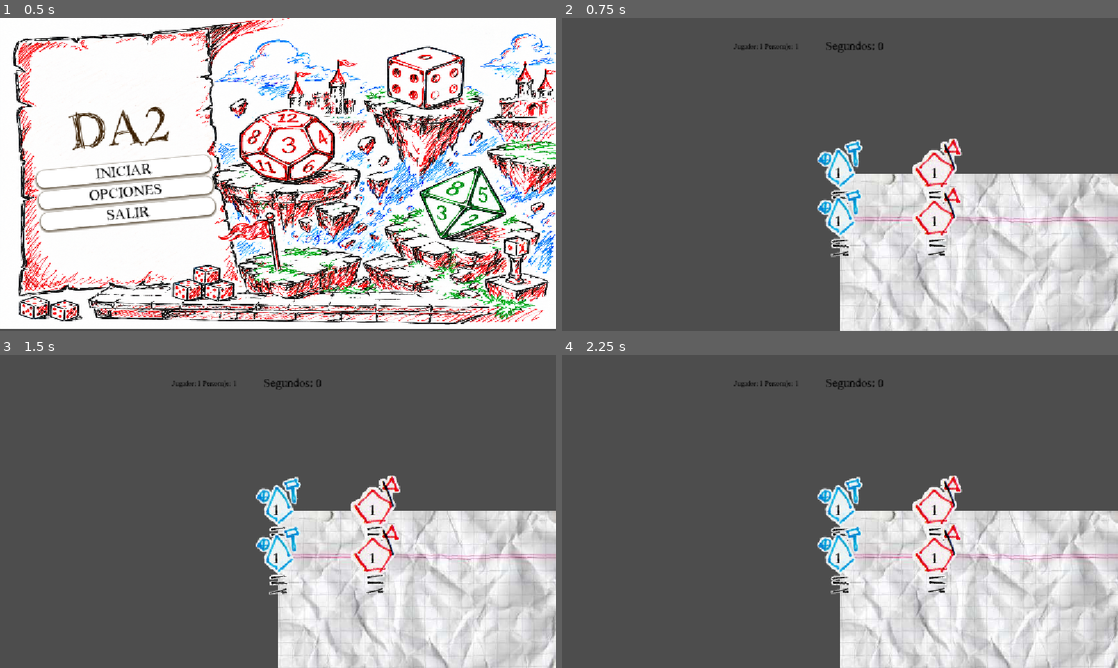
Above: before the commit, frames 1-4 (two rows, left to right).
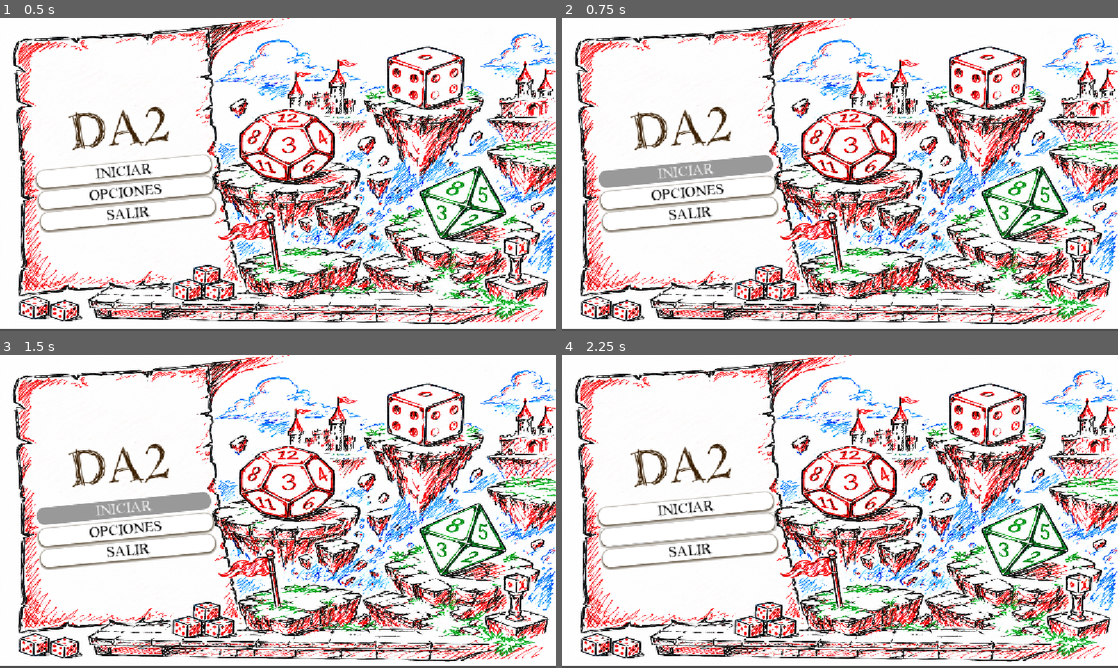
Above: after the commit, the same moments.

Repository: Pablo7776/Motores_Graficos
Game: Godot game, scene res://Escenas/menu_principal.tscn
Two runs of this game, one before a commit and one after it. Both use one fixed random seed, a clock stepped at 60 frames per second and the inputs below. The engine's default icon, where the game draws it, is replaced by a stand-in: a white triangle on a blue panel in a dark square.
Inputs (mouse positions are in pixels of both pictures, inside the frame that each line leads up to):
- Up to frame 1 (0.5 s): no input
- Up to frame 2 (0.75 s): click "INICIAR" at 0.5 s
- Up to frame 3 (1.5 s): click (122, 508) at 1.25 s, where only the run after the commit has a clickable "INICIAR"
- Up to frame 4 (2.25 s): move the mouse to (962, 495) at 2.02 s; hold Right (mover_derecha) from 2.03 s (still down); click (962, 495) at 2.1 s

Frame 1 is identical in both runs. In frame 2, 93% of the frame differs, in the area x 0-100%, y 0-100%; in frame 3, 93%; in frame 4, 93%.
Error after the commit: Parse Error: Identifier "MusicManager" not declared in the current scope. (res://Escenas/MenuScripts/menu_principal.gd:47)

Commit message:
Comienzo de implemetacion del audio
Implementacion del salto, mov y ataque.
Se cancelo la música pero vere de emprolijar el AudioManager, para que esta suene de ahi.

Diff:
--- /dev/null
+++ b/da-2-zafarrancho/Escenas/audio_manager.gd
@@ -0,0 +1,5 @@
+extends  Node
+
+@onready var mov_sound = $Mov
+@onready var hacha_attack = $Hacha_Attack
+@onready var dado = $Dado
--- a/da-2-zafarrancho/Escenas/audio_manager.tscn
+++ b/da-2-zafarrancho/Escenas/audio_manager.tscn
@@ -1,5 +1,6 @@
 [gd_scene format=3 uid="uid://bo8ff2bm72h8s"]
 
+[ext_resource type="Script" uid="uid://bvgnv4sv880ht" path="res://Escenas/audio_manager.gd" id="1_bduxh"]
 [ext_resource type="AudioStream" uid="uid://djl2ieqqnx1hd" path="res://Recursos/Audios/PJ/Hacha 1.mp3" id="1_fswfj"]
 [ext_resource type="AudioStream" uid="uid://dskfamwh5mqu0" path="res://Recursos/Audios/PJ/Hacha 2.mp3" id="2_bduxh"]
 [ext_resource type="AudioStream" uid="uid://3jsxg8ld6587" path="res://Recursos/Audios/PJ/Hacha 3.mp3" id="3_c5jke"]
@@ -7,26 +8,29 @@
 [ext_resource type="AudioStream" uid="uid://bnvfpfur50h1h" path="res://Recursos/Audios/PJ/Tirada 2.mp3" id="5_2obtn"]
 [ext_resource type="AudioStream" uid="uid://ctdagv5ry7kqu" path="res://Recursos/Audios/PJ/moverce.mp3" id="6_7h2p7"]
 
+[sub_resource type="AudioStreamPlaylist" id="AudioStreamPlaylist_fswfj"]
+shuffle = true
+loop = false
+stream_count = 3
+stream_0 = ExtResource("1_fswfj")
+stream_1 = ExtResource("2_bduxh")
+stream_2 = ExtResource("3_c5jke")
+
+[sub_resource type="AudioStreamPlaylist" id="AudioStreamPlaylist_bduxh"]
+shuffle = true
+loop = false
+stream_count = 2
+stream_0 = ExtResource("4_x63eu")
+stream_1 = ExtResource("5_2obtn")
+
 [node name="AudioManager" type="Node" unique_id=780159011]
-
-[node name="Attack" type="Node" parent="." unique_id=1979358085]
-
-[node name="Hacha 1" type="AudioStreamPlayer2D" parent="Attack" unique_id=465277922]
-stream = ExtResource("1_fswfj")
-
-[node name="Hacha 2" type="AudioStreamPlayer2D" parent="Attack" unique_id=1044347197]
-stream = ExtResource("2_bduxh")
-
-[node name="Hacha 3" type="AudioStreamPlayer2D" parent="Attack" unique_id=474394936]
-stream = ExtResource("3_c5jke")
-
-[node name="Dado" type="Node" parent="." unique_id=363115211]
-
-[node name="Dado 1" type="AudioStreamPlayer2D" parent="Dado" unique_id=402484799]
-stream = ExtResource("4_x63eu")
-
-[node name="Dado 2" type="AudioStreamPlayer2D" parent="Dado" unique_id=849297946]
-stream = ExtResource("5_2obtn")
+script = ExtResource("1_bduxh")
 
 [node name="Mov" type="AudioStreamPlayer2D" parent="." unique_id=686210422]
 stream = ExtResource("6_7h2p7")
+
+[node name="Hacha_Attack" type="AudioStreamPlayer2D" parent="." unique_id=465277922]
+stream = SubResource("AudioStreamPlaylist_fswfj")
+
+[node name="Dado" type="AudioStreamPlayer2D" parent="." unique_id=402484799]
+stream = SubResource("AudioStreamPlaylist_bduxh")
--- a/da-2-zafarrancho/modulos/personajes/StateMachine/attack_state.gd
+++ b/da-2-zafarrancho/modulos/personajes/StateMachine/attack_state.gd
@@ -1,10 +1,15 @@
 extends State
+var sonido = preload("res://Escenas/audio_manager.tscn").instantiate()
 
 func enter(player):
 
 	player.velocity.x = 0
 
 	player.play_animation("Attack")
+
+	AudioManager.hacha_attack.play()
+
+	print("paso por aquí")
 
 	var hitbox = player.get_node("Hitbox")
 
--- a/da-2-zafarrancho/modulos/personajes/StateMachine/jump_state.gd
+++ b/da-2-zafarrancho/modulos/personajes/StateMachine/jump_state.gd
@@ -2,6 +2,7 @@
 
 func enter(player):
 	player.play_animation("Jump")
+	AudioManager.dado.play()
 
 func update(player, delta):
 	var direction = Input.get_axis("mover_izquierda", "mover_izquierda")
--- a/da-2-zafarrancho/modulos/personajes/StateMachine/run_state.gd
+++ b/da-2-zafarrancho/modulos/personajes/StateMachine/run_state.gd
@@ -2,6 +2,7 @@
 
 func enter(player):
 	player.play_animation("Run")
+	AudioManager.mov_sound.play()
 	print("CORRER")
 
 func update(player, delta):
--- a/da-2-zafarrancho/modulos/personajes/personaje_base.gd
+++ b/da-2-zafarrancho/modulos/personajes/personaje_base.gd
@@ -15,6 +15,7 @@
 
 
 func _ready():
+	#var audio = preload("res://Escenas/audio_manager.tscn").instantiate()
 	asignar_animacion()
 	state_machine.init(self)
 	dado.dado_valor.connect(_on_dado_valor)
--- a/da-2-zafarrancho/project.godot
+++ b/da-2-zafarrancho/project.godot
@@ -21,7 +21,7 @@
 
 [autoload]
 
-MusicManager="*uid://dt3e6wkui2x4f"
+AudioManager="*uid://bo8ff2bm72h8s"
 
 [display]
 
Not shown, added: da-2-zafarrancho/Escenas/audio_manager.gd.uid
